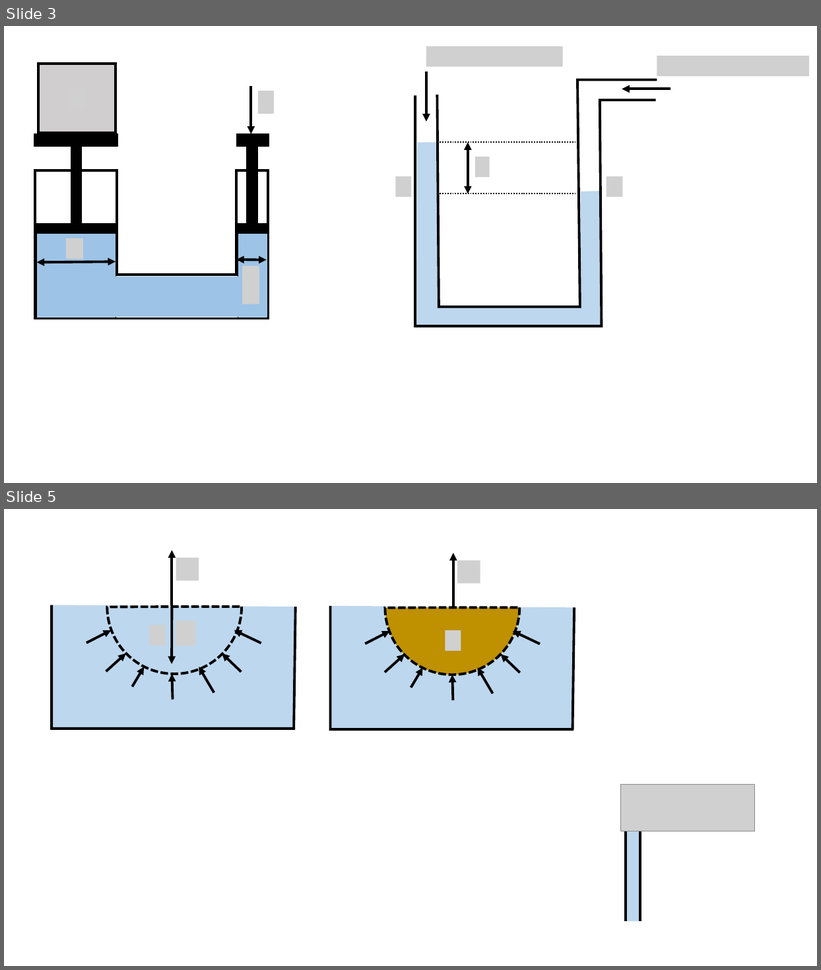
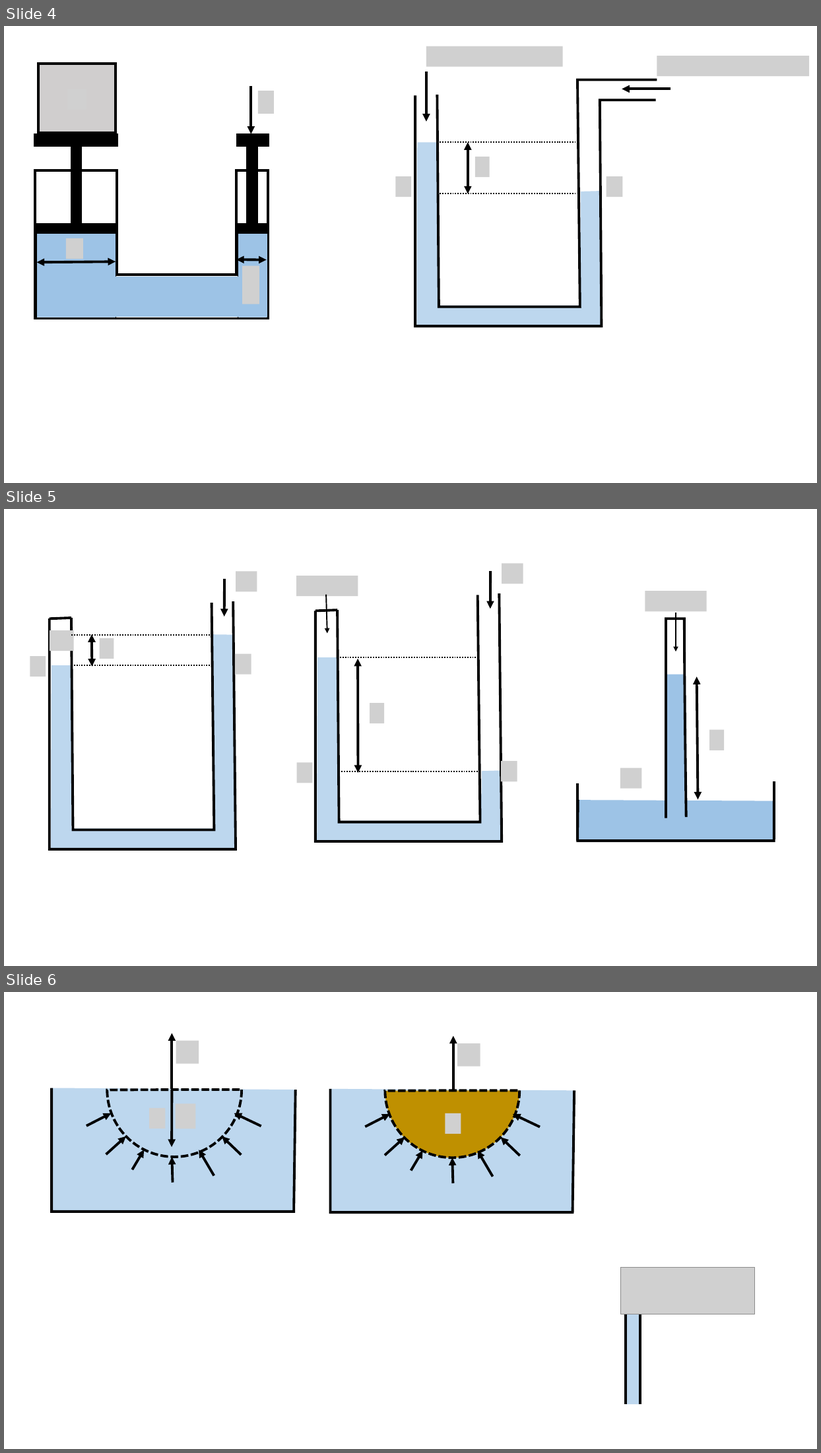
Before and after one commit to OSTP/PhysicsArtofModelling, a slide deck: tex/figures/FluidMechanics/Figures.pptx. Shown one above the other, each under a label of ours: slides 3 and 5 before the commit, slides 4, 5 and 6 after it; the slides between them are not shown. The pictures are 821x970 and 821x1453 pixels, drawn with LibreOffice and Linux fonts; fonts in the diff are those of the drawing; grey boxes stand for pictures. Boxes give left, top, right and bottom in pixels: in the first picture for what was removed or moved away, otherwise in the second. Text is boxed around its words. In the diff, an @@ line names an element or a change of style, - is before the commit and + after.

```diff
--- a/tex/figures/FluidMechanics/Figures.pptx
+++ b/tex/figures/FluidMechanics/Figures.pptx
@@ slide 5 added at (x1=4, y1=509, x2=817, y2=966), background #FFFFFF @@
@@ group added at (x1=297, y1=563, x2=523, y2=842): 5 pictures, 3 freeform shapes, 3 lines, 2 arrows, 1 double arrow @@
@@ group added at (x1=30, y1=571, x2=257, y2=850): 5 pictures, 3 freeform shapes, 3 lines, 1 arrow, 1 double arrow @@
@@ group added at (x1=578, y1=591, x2=774, y2=842): 3 pictures, 2 freeform shapes, 2 lines, 1 rectangle, 1 double arrow, 1 arrow @@
@@ what was slide 3 is now slide 4 @@
@@ what was slide 5 is now slide 6 @@
```
Also in this commit, not shown: 1 slide changed, 1 other slide added, 1 slide removed, 5 other files.
